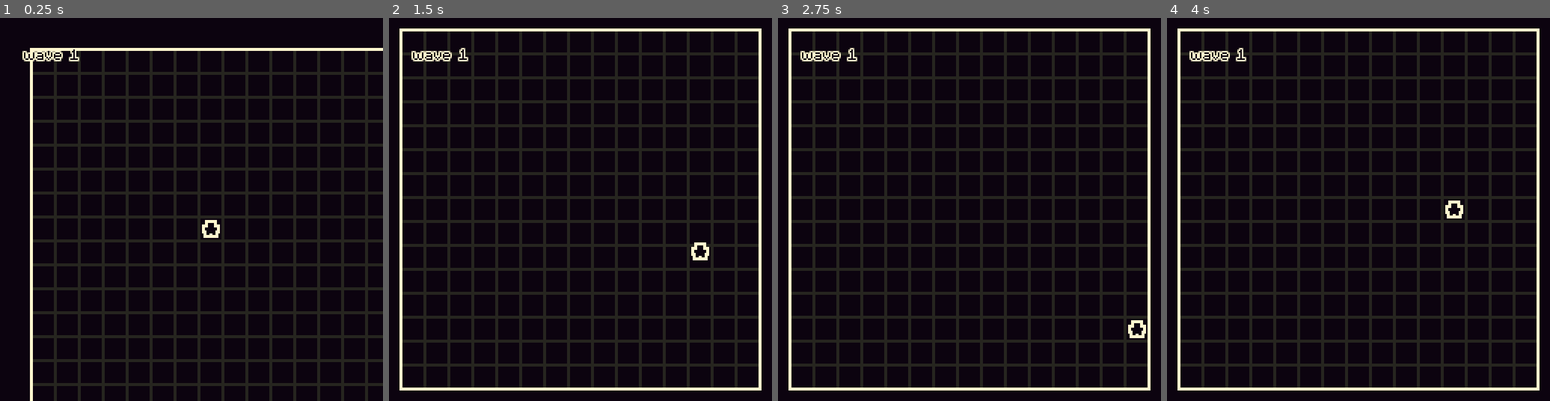
Above: before the commit, frames 1-4 (left to right).
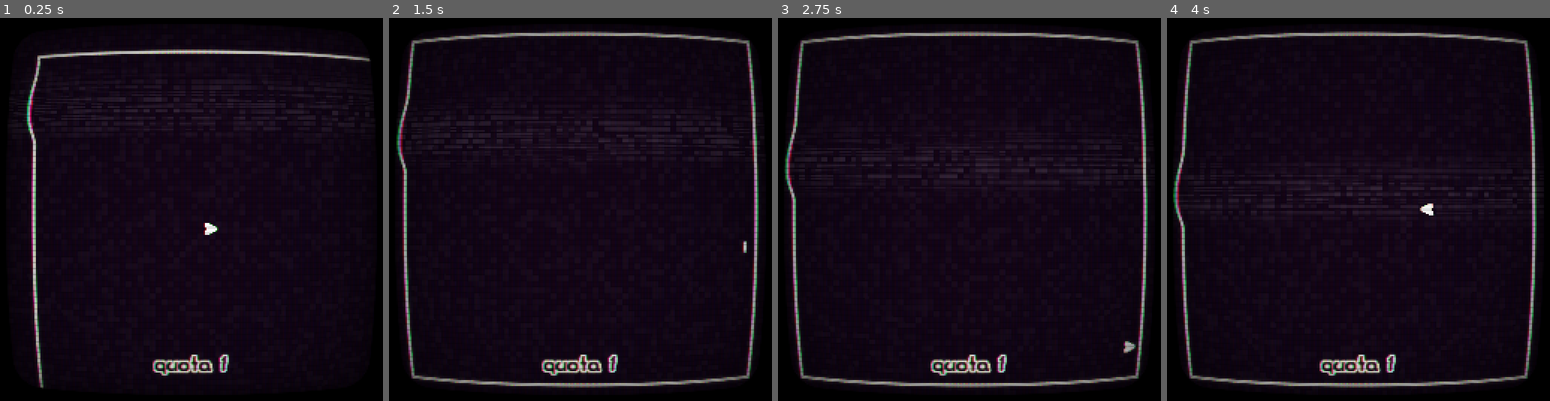
Above: after the commit, the same moments.

Repository: Ayabee527/mini-jam-214-machines
Game: Godot game, scene res://main/main.tscn
The game is run twice, just before and just after one commit, with the same random seed, the same clock (stepped at 60 frames per second) and the same inputs.
Inputs:
- Up to frame 1 (0.25 s): no input
- Up to frame 2 (1.5 s): hold D (move_right) 0.53-1.28 s; hold S (move_down) from 1.28 s (still down)
- Up to frame 3 (2.75 s): release S (move_down) at 2.03 s; hold D (move_right) from 2.03 s (still down)
- Up to frame 4 (4 s): release D (move_right) at 2.78 s; hold W (move_up) 2.78-3.53 s; hold A (move_left) from 3.53 s (still down)

The runs differ from the first frame. In frame 1, 23% of the frame differs, in the area x 5-100%, y 7-100%; in frame 2, 26%; in frame 3, 26%; in frame 4, 27%, in the area x 1-98%, y 2-98%.

Commit message:
added crt and changed player sprite

Diff:
--- /dev/null
+++ b/game/autoloads/SceneSwitcher.gd
@@ -0,0 +1,33 @@
+extends CanvasLayer
+
+@export var color_rect: ColorRect
+@export var animation_player: AnimationPlayer
+
+var scene_path: String
+
+func switch_to(path: String) -> void:
+	scene_path = path
+	switch_out()
+
+func load_scene() -> void:
+	get_tree().change_scene_to_file(scene_path)
+
+func switch_out() -> void:
+	color_rect.mouse_filter = Control.MOUSE_FILTER_STOP
+	color_rect.rotation = 0
+	animation_player.play("switch_out")
+
+func switch_in() -> void:
+	get_tree().paused = false
+	Engine.time_scale = 1.0
+	color_rect.rotation = PI
+	animation_player.play("switch_in")
+
+
+func _on_animation_player_animation_finished(anim_name: StringName) -> void:
+	match anim_name:
+		"switch_out":
+			load_scene()
+			switch_in()
+		"switch_in":
+			color_rect.mouse_filter = Control.MOUSE_FILTER_IGNORE
--- /dev/null
+++ b/game/autoloads/SceneSwitcher.tscn
@@ -0,0 +1,116 @@
+[gd_scene format=3 uid="uid://brk2fcu5udsgg"]
+
+[ext_resource type="Shader" uid="uid://cx4eqm8io1pan" path="res://autoloads/scene_switch.gdshader" id="1_la747"]
+[ext_resource type="Script" uid="uid://wvvbl3msniw8" path="res://autoloads/SceneSwitcher.gd" id="2_sejnh"]
+[ext_resource type="Shader" uid="uid://cvxvnn8eg3r4u" path="res://autoloads/crt.gdshader" id="3_aoibc"]
+
+[sub_resource type="ShaderMaterial" id="ShaderMaterial_hlaq1"]
+shader = ExtResource("1_la747")
+shader_parameter/progress = 0.0
+shader_parameter/diamondPixelSize = 16.0
+
+[sub_resource type="Animation" id="Animation_51sd7"]
+length = 0.001
+tracks/0/type = "value"
+tracks/0/imported = false
+tracks/0/enabled = true
+tracks/0/path = NodePath("ColorRect:material:shader_parameter/progress")
+tracks/0/interp = 1
+tracks/0/loop_wrap = true
+tracks/0/keys = {
+"times": PackedFloat32Array(0),
+"transitions": PackedFloat32Array(1),
+"update": 0,
+"values": [0.0]
+}
+
+[sub_resource type="Animation" id="Animation_5c8b6"]
+resource_name = "switch_in"
+step = 0.05
+tracks/0/type = "value"
+tracks/0/imported = false
+tracks/0/enabled = true
+tracks/0/path = NodePath("ColorRect:material:shader_parameter/progress")
+tracks/0/interp = 1
+tracks/0/loop_wrap = true
+tracks/0/keys = {
+"times": PackedFloat32Array(0, 1),
+"transitions": PackedFloat32Array(1, 1),
+"update": 0,
+"values": [1.0, 0.0]
+}
+
+[sub_resource type="Animation" id="Animation_dsoq5"]
+resource_name = "switch_out"
+step = 0.05
+tracks/0/type = "value"
+tracks/0/imported = false
+tracks/0/enabled = true
+tracks/0/path = NodePath("ColorRect:material:shader_parameter/progress")
+tracks/0/interp = 1
+tracks/0/loop_wrap = true
+tracks/0/keys = {
+"times": PackedFloat32Array(0, 1),
+"transitions": PackedFloat32Array(1, 1),
+"update": 0,
+"values": [0.0, 1.0]
+}
+
+[sub_resource type="AnimationLibrary" id="AnimationLibrary_48hl2"]
+_data = {
+&"RESET": SubResource("Animation_51sd7"),
+&"switch_in": SubResource("Animation_5c8b6"),
+&"switch_out": SubResource("Animation_dsoq5")
+}
+
+[sub_resource type="ShaderMaterial" id="ShaderMaterial_kr2sd"]
+shader = ExtResource("3_aoibc")
+shader_parameter/overlay = false
+shader_parameter/scanlines_opacity = 0.2
+shader_parameter/scanlines_width = 0.15
+shader_parameter/grille_opacity = 0.3
+shader_parameter/resolution = Vector2(64, 64)
+shader_parameter/pixelate = false
+shader_parameter/roll = true
+shader_parameter/roll_speed = 0.3
+shader_parameter/roll_size = 5.0000002375
+shader_parameter/roll_variation = 1.8
+shader_parameter/distort_intensity = 0.02
+shader_parameter/noise_opacity = 0.1
+shader_parameter/noise_speed = 5.0
+shader_parameter/static_noise_intensity = 0.03
+shader_parameter/aberration = 0.010000047974999982
+shader_parameter/brightness = 2.0
+shader_parameter/discolor = false
+shader_parameter/warp_amount = 0.50000002375
+shader_parameter/clip_warp = false
+shader_parameter/vignette_intensity = 0.4
+shader_parameter/vignette_opacity = 0.5
+
+[node name="SceneSwitcher" type="CanvasLayer" unique_id=1028129343 node_paths=PackedStringArray("color_rect", "animation_player")]
+process_mode = 3
+layer = 100
+script = ExtResource("2_sejnh")
+color_rect = NodePath("ColorRect")
+animation_player = NodePath("AnimationPlayer")
+
+[node name="ColorRect" type="ColorRect" parent="." unique_id=1542557410]
+material = SubResource("ShaderMaterial_hlaq1")
+custom_minimum_size = Vector2(256, 256)
+offset_right = 40.0
+offset_bottom = 40.0
+pivot_offset = Vector2(128, 128)
+mouse_filter = 2
+color = Color(0.0728426, 0.0728426, 0.0728426, 1)
+
+[node name="AnimationPlayer" type="AnimationPlayer" parent="." unique_id=1377380675]
+libraries/ = SubResource("AnimationLibrary_48hl2")
+
+[node name="CRT" type="ColorRect" parent="." unique_id=58280133]
+material = SubResource("ShaderMaterial_kr2sd")
+custom_minimum_size = Vector2(256, 256)
+offset_right = 256.0
+offset_bottom = 256.0
+mouse_filter = 2
+
+[connection signal="animation_finished" from="AnimationPlayer" to="." method="_on_animation_player_animation_finished"]
--- a/game/autoloads/Util.gd
+++ b/game/autoloads/Util.gd
@@ -1,6 +1,12 @@
 extends Node
 
+const GRID_SIZE: int = 14
+const GRID_BOUNDS: Rect2i = Rect2i(0, 0, GRID_SIZE, GRID_SIZE)
+
+@export var grid_offset: int = 8
 @export var tile_size: int = 16
+
+var occupied: PackedVector2Array = PackedVector2Array()
 
 func get_closest_in_group(position: Vector2, group: StringName) -> Node2D:
 	var members: Array = get_tree().get_nodes_in_group(group)
@@ -19,5 +25,51 @@
 
 	return closest_candidate
 
-func get_global_from_tile_position(pos: Vector2i) -> Vector2:
-	return Vector2(pos * tile_size) - (Vector2.ONE * tile_size * 0.5)
+func get_global_from_tile_position(pos: Vector2i, centered: bool = true) -> Vector2:
+	var new_pos: Vector2 = Vector2(pos * tile_size) + (Vector2.ONE * grid_offset)
+	if centered:
+		new_pos += Vector2.ONE * tile_size / 2
+	new_pos += Vector2.ONE
+	return new_pos
+
+func get_tile_from_global_position(pos: Vector2, centered: bool = true) -> Vector2:
+	var new_pos: Vector2 = pos - (Vector2.ONE * grid_offset)
+	if centered:
+		new_pos -= Vector2.ONE * tile_size * 0.5
+	new_pos /= tile_size
+	return new_pos
+
+func occupy_tile(tile_pos: Vector2) -> void:
+	if not occupied.has(tile_pos):
+		occupied.append(tile_pos)
+
+func unoccupy_tile(tile_pos: Vector2) -> void:
+	if occupied.has(tile_pos):
+		occupied.erase(tile_pos)
+
+func get_random_occupied_tile() -> Vector2:
+	if occupied.size() > 0:
+		return occupied[randi() % occupied.size()]
+	else:
+		return Vector2.INF
+
+func get_random_unoccupied_tile() -> Vector2:
+	var total_slots = (GRID_SIZE + 1) ** 2
+	var available_indices: PackedInt32Array = PackedInt32Array()
+
+	var occupied_indices = {}
+	for tile in occupied:
+		var idx = int((tile.y * 15) + tile.x)
+		occupied_indices[idx] = true
+
+	for i in range(total_slots):
+		if not occupied_indices.has(i):
+			available_indices.append(i)
+
+	if available_indices.is_empty():
+		return Vector2(-1, -1)
+
+	var choice = available_indices[randi() % available_indices.size()]
+	var x = choice % 15
+	var y = choice / 15
+	return Vector2(x, y)
--- /dev/null
+++ b/game/autoloads/crt.gdshader
@@ -0,0 +1,231 @@
+/*
+Shader from Godot Shaders - the free shader library.
+godotshaders.com/shader/VHS-and-CRT-monitor-effect
+
+This shader is under CC0 license. Feel free to use, improve and
+change this shader according to your needs and consider sharing
+the modified result to godotshaders.com.
+*/
+
+shader_type canvas_item;
+
+//*** IMPORTANT! ***/
+// - If you are using this shader to affect the node it is applied to set 'overlay' to false (unchecked in the instepctor).
+// - If you are using this shader as an overlay, and want the shader to affect the nodes below in the Scene hierarchy,
+//   set 'overlay' to true (checked in the inspector).
+// On Mac there is potentially a bug causing this to not work properly. If that is the case and you want to use the shader as an overlay
+// change all "overlay ? SCREEN_TEXTURE : TEXTURE" to only "SCREEN_TEXTURE" on lines 129-140, and "vec2 uv = overlay ? warp(SCREEN_UV) : warp(UV);"
+// to "vec2 uv = warp(SCREEN_UV);" on line 98.
+uniform bool overlay = false;
+
+uniform float scanlines_opacity : hint_range(0.0, 1.0) = 0.4;
+uniform float scanlines_width : hint_range(0.0, 0.5) = 0.25;
+uniform float grille_opacity : hint_range(0.0, 1.0) = 0.3;
+uniform vec2 resolution = vec2(640.0, 480.0); // Set the number of rows and columns the texture will be divided in. Scanlines and grille will make a square based on these values
+
+uniform bool pixelate = true; // Fill each square ("pixel") with a sampled color, creating a pixel look and a more accurate representation of how a CRT monitor would work.
+
+uniform bool roll = true;
+uniform float roll_speed = 8.0; // Positive values are down, negative are up
+uniform float roll_size : hint_range(0.0, 100.0) = 15.0;
+uniform float roll_variation : hint_range(0.1, 5.0) = 1.8; // This valie is not an exact science. You have to play around with the value to find a look you like. How this works is explained in the code below.
+uniform float distort_intensity : hint_range(0.0, 0.2) = 0.05; // The distortion created by the rolling effect.
+
+uniform float noise_opacity : hint_range(0.0, 1.0) = 0.4;
+uniform float noise_speed = 5.0; // There is a movement in the noise pattern that can be hard to see first. This sets the speed of that movement.
+
+uniform float static_noise_intensity : hint_range(0.0, 1.0) = 0.06;
+
+uniform float aberration : hint_range(-1.0, 1.0) = 0.03; // Chromatic aberration, a distortion on each color channel.
+uniform float brightness = 1.4; // When adding scanline gaps and grille the image can get very dark. Brightness tries to compensate for that.
+uniform bool discolor = true; // Add a discolor effect simulating a VHS
+
+uniform float warp_amount :hint_range(0.0, 5.0) = 1.0; // Warp the texture edges simulating the curved glass of a CRT monitor or old TV.
+uniform bool clip_warp = false;
+
+uniform float vignette_intensity = 0.4; // Size of the vignette, how far towards the middle it should go.
+uniform float vignette_opacity : hint_range(0.0, 1.0) = 0.5;
+
+uniform sampler2D SCREEN_TEXTURE : hint_screen_texture, filter_linear_mipmap;
+
+// Used by the noise functin to generate a pseudo random value between 0.0 and 1.0
+vec2 random(vec2 uv){
+    uv = vec2( dot(uv, vec2(127.1,311.7) ),
+               dot(uv, vec2(269.5,183.3) ) );
+    return -1.0 + 2.0 * fract(sin(uv) * 43758.5453123);
+}
+
+// Generate a Perlin noise used by the distortion effects
+float noise(vec2 uv) {
+    vec2 uv_index = floor(uv);
+    vec2 uv_fract = fract(uv);
+
+    vec2 blur = smoothstep(0.0, 1.0, uv_fract);
+
+    return mix( mix( dot( random(uv_index + vec2(0.0,0.0) ), uv_fract - vec2(0.0,0.0) ),
+                     dot( random(uv_index + vec2(1.0,0.0) ), uv_fract - vec2(1.0,0.0) ), blur.x),
+                mix( dot( random(uv_index + vec2(0.0,1.0) ), uv_fract - vec2(0.0,1.0) ),
+                     dot( random(uv_index + vec2(1.0,1.0) ), uv_fract - vec2(1.0,1.0) ), blur.x), blur.y) * 0.5 + 0.5;
+}
+
+// Takes in the UV and warps the edges, creating the spherized effect
+vec2 warp(vec2 uv){
+	vec2 delta = uv - 0.5;
+	float delta2 = dot(delta.xy, delta.xy);
+	float delta4 = delta2 * delta2;
+	float delta_offset = delta4 * warp_amount;
+
+	return uv + delta * delta_offset;
+}
+
+// Adds a black border to hide stretched pixel created by the warp effect
+float border (vec2 uv){
+	float radius = min(warp_amount, 0.08);
+	radius = max(min(min(abs(radius * 2.0), abs(1.0)), abs(1.0)), 1e-5);
+	vec2 abs_uv = abs(uv * 2.0 - 1.0) - vec2(1.0, 1.0) + radius;
+	float dist = length(max(vec2(0.0), abs_uv)) / radius;
+	float square = smoothstep(0.96, 1.0, dist);
+	return clamp(1.0 - square, 0.0, 1.0);
+}
+
+// Adds a vignette shadow to the edges of the image
+float vignette(vec2 uv){
+	uv *= 1.0 - uv.xy;
+	float vignette = uv.x * uv.y * 15.0;
+	return pow(vignette, vignette_intensity * vignette_opacity);
+}
+
+void fragment()
+{
+	vec2 uv = overlay ? warp(SCREEN_UV) : warp(UV); // Warp the uv. uv will be used in most cases instead of UV to keep the warping
+	vec2 text_uv = uv;
+	vec2 roll_uv = vec2(0.0);
+	float time = roll ? TIME : 0.0;
+
+
+	// Pixelate the texture based on the given resolution.
+	if (pixelate)
+	{
+		text_uv = ceil(uv * resolution) / resolution;
+	}
+
+	// Create the rolling effect. We need roll_line a bit later to make the noise effect.
+	// That is why this runs if roll is true OR noise_opacity is over 0.
+	float roll_line = 0.0;
+	if (roll || noise_opacity > 0.0)
+	{
+		// Create the areas/lines where the texture will be distorted.
+		roll_line = smoothstep(0.3, 0.9, sin(uv.y * roll_size - (time * roll_speed) ) );
+		// Create more lines of a different size and apply to the first set of lines. This creates a bit of variation.
+		roll_line *= roll_line * smoothstep(0.3, 0.9, sin(uv.y * roll_size * roll_variation - (time * roll_speed * roll_variation) ) );
+		// Distort the UV where where the lines are
+		roll_uv = vec2(( roll_line * distort_intensity * (1.-UV.x)), 0.0);
+	}
+
+	vec4 text;
+	if (roll)
+	{
+		// If roll is true distort the texture with roll_uv. The texture is split up into RGB to
+		// make some chromatic aberration. We apply the aberration to the red and green channels accorging to the aberration parameter
+		// and intensify it a bit in the roll distortion.
+		text.r = texture(SCREEN_TEXTURE, text_uv + roll_uv * 0.8 + vec2(aberration, 0.0) * .1).r;
+		text.g = texture(SCREEN_TEXTURE, text_uv + roll_uv * 1.2 - vec2(aberration, 0.0) * .1 ).g;
+		text.b = texture(SCREEN_TEXTURE, text_uv + roll_uv).b;
+		text.a = 1.0;
+	}
+	else
+	{
+		// If roll is false only apply the aberration without any distorion. The aberration values are very small so the .1 is only
+		// to make the slider in the Inspector less sensitive.
+		text.r = texture(SCREEN_TEXTURE, text_uv + vec2(aberration, 0.0) * .1).r;
+		text.g = texture(SCREEN_TEXTURE, text_uv - vec2(aberration, 0.0) * .1).g;
+		text.b = texture(SCREEN_TEXTURE, text_uv).b;
+		text.a = 1.0;
+	}
+
+	float r = text.r;
+	float g = text.g;
+	float b = text.b;
+
+	uv = warp(UV);
+
+	// CRT monitors don't have pixels but groups of red, green and blue dots or lines, called grille. We isolate the texture's color channels
+	// and divide it up in 3 offsetted lines to show the red, green and blue colors next to each other, with a small black gap between.
+	if (grille_opacity > 0.0){
+
+		float g_r = smoothstep(0.85, 0.95, abs(sin(uv.x * (resolution.x * 3.14159265))));
+		r = mix(r, r * g_r, grille_opacity);
+
+		float g_g = smoothstep(0.85, 0.95, abs(sin(1.05 + uv.x * (resolution.x * 3.14159265))));
+		g = mix(g, g * g_g, grille_opacity);
+
+		float b_b = smoothstep(0.85, 0.95, abs(sin(2.1 + uv.x * (resolution.x * 3.14159265))));
+		b = mix(b, b * b_b, grille_opacity);
+
+	}
+
+	// Apply the grille to the texture's color channels and apply Brightness. Since the grille and the scanlines (below) make the image very dark you
+	// can compensate by increasing the brightness.
+	text.r = clamp(r * brightness, 0.0, 1.0);
+	text.g = clamp(g * brightness, 0.0, 1.0);
+	text.b = clamp(b * brightness, 0.0, 1.0);
+
+	// Scanlines are the horizontal lines that make up the image on a CRT monitor.
+	// Here we are actual setting the black gap between each line, which I guess is not the right definition of the word, but you get the idea
+	float scanlines = 0.5;
+	if (scanlines_opacity > 0.0)
+	{
+		// Same technique as above, create lines with sine and applying it to the texture. Smoothstep to allow setting the line size.
+		scanlines = smoothstep(scanlines_width, scanlines_width + 0.5, abs(sin(uv.y * (resolution.y * 3.14159265))));
+		text.rgb = mix(text.rgb, text.rgb * vec3(scanlines), scanlines_opacity);
+	}
+
+	// Apply the banded noise.
+	if (noise_opacity > 0.0)
+	{
+		// Generate a noise pattern that is very stretched horizontally, and animate it with noise_speed
+		float noise = smoothstep(0.4, 0.5, noise(uv * vec2(2.0, 200.0) + vec2(10.0, (TIME * (noise_speed))) ) );
+
+		// We use roll_line (set above) to define how big the noise should be vertically (multiplying cuts off all black parts).
+		// We also add in some basic noise with random() to break up the noise pattern above. The noise is sized according to
+		// the resolution value set in the inspector. If you don't like this look you can
+		// change "ceil(uv * resolution) / resolution" to only "uv" to make it less pixelated. Or multiply resolution with som value
+		// greater than 1.0 to make them smaller.
+		roll_line *= noise * scanlines * clamp(random((ceil(uv * resolution) / resolution) + vec2(TIME * 0.8, 0.0)).x + 0.8, 0.0, 1.0);
+		// Add it to the texture based on noise_opacity
+		text.rgb = clamp(mix(text.rgb, text.rgb + roll_line, noise_opacity), vec3(0.0), vec3(1.0));
+	}
+
+	// Apply static noise by generating it over the whole screen in the same way as above
+	if (static_noise_intensity > 0.0)
+	{
+		text.rgb += clamp(random((ceil(uv * resolution) / resolution) + fract(TIME)).x, 0.0, 1.0) * static_noise_intensity;
+	}
+
+	// Apply a black border to hide imperfections caused by the warping.
+	// Also apply the vignette
+	text.rgb *= border(uv);
+	text.rgb *= vignette(uv);
+	// Hides the black border and make that area transparent. Good if you want to add the the texture on top an image of a TV or monitor.
+	if (clip_warp)
+	{
+		text.a = border(uv);
+	}
+
+	// Apply discoloration to get a VHS look (lower saturation and higher contrast)
+	// You can play with the values below or expose them in the Inspector.
+	float saturation = 0.5;
+	float contrast = 1.2;
+	if (discolor)
+	{
+		// Saturation
+		vec3 greyscale = vec3(text.r + text.g + text.b) / 3.;
+		text.rgb = mix(text.rgb, greyscale, saturation);
+
+		// Contrast
+		float midpoint = pow(0.5, 2.2);
+		text.rgb = (text.rgb - vec3(midpoint)) * contrast + midpoint;
+	}
+
+	COLOR = text;
+}
--- /dev/null
+++ b/game/autoloads/scene_switch.gdshader
@@ -0,0 +1,18 @@
+shader_type canvas_item;
+
+// Ranges from 0 to 1 over the course of the transition.
+// We use this to actually animate the shader.
+uniform float progress : hint_range(0, 1);
+
+// Size of each diamond, in pixels.
+uniform float diamondPixelSize = 10.0;
+
+void fragment() {
+	float xFraction = fract(FRAGCOORD.x / diamondPixelSize);
+	float yFraction = fract(FRAGCOORD.y / diamondPixelSize);
+	float xDistance = abs(xFraction - 0.5);
+	float yDistance = abs(yFraction - 0.5);
+	if (xDistance + yDistance + UV.x + UV.y > progress * 4.0) {
+		discard;
+	}
+}
--- a/game/main/main.tscn
+++ b/game/main/main.tscn
@@ -4,7 +4,7 @@
 [ext_resource type="Script" uid="uid://kesqr0gbfe8o" path="res://main/grid.gd" id="1_pjrb6"]
 [ext_resource type="Script" uid="uid://c27kky8jcquci" path="res://main/main.gd" id="1_xwkvk"]
 [ext_resource type="Script" uid="uid://b2tyu5hkv4afc" path="res://main/task_handler.gd" id="3_c651c"]
-[ext_resource type="FontFile" uid="uid://dbhesa6x5wu1j" path="res://assets/fonts/m5x7.ttf" id="5_3wy1v"]
+[ext_resource type="FontFile" uid="uid://css58arp1p17e" path="res://assets/fonts/Not Jam Play 23.ttf" id="5_3wy1v"]
 
 [sub_resource type="StyleBoxFlat" id="StyleBoxFlat_66q6m"]
 draw_center = false
@@ -59,6 +59,7 @@
 position = Vector2(-10, -10)
 
 [node name="Grid" type="Node2D" parent="MarginContainer/PanelContainer/Clip/World" unique_id=718200903]
+visible = false
 script = ExtResource("1_pjrb6")
 offset = Vector2i(9, 9)
 
@@ -106,13 +107,15 @@
 theme_override_constants/margin_right = 16
 theme_override_constants/margin_bottom = 16
 
-[node name="WaveCount" type="RichTextLabel" parent="UI/MarginContainer" unique_id=1404831565]
+[node name="QuotaCount" type="RichTextLabel" parent="UI/MarginContainer" unique_id=1404831565]
 clip_contents = false
 layout_mode = 2
+size_flags_horizontal = 4
+size_flags_vertical = 8
 theme_override_colors/default_color = Color(0.047058824, 0.011764706, 0.05882353, 1)
 theme_override_colors/font_outline_color = Color(1, 0.96862745, 0.8117647, 1)
 theme_override_constants/outline_size = 4
 theme_override_fonts/normal_font = ExtResource("5_3wy1v")
 bbcode_enabled = true
-text = "[wave]wave 1"
+text = "[wave]quota 1"
 fit_content = true
--- a/game/main/task_handler.gd
+++ b/game/main/task_handler.gd
@@ -1 +1,4 @@
 extends Node2D
+
+func _ready() -> void:
+	pass
--- a/game/player/player.gd
+++ b/game/player/player.gd
@@ -9,17 +9,36 @@
 }
 
 @export var coll_detect_raycast: RayCast2D
+@export var sprite: Sprite2D
 
 var moving: bool = false
 
+func _ready() -> void:
+	pass
+
 func move(dir: Vector2, move_time: float = 0.1):
+	sprite.global_rotation = Vector2.RIGHT.angle_to(dir)
 	coll_detect_raycast.target_position = dir * Util.tile_size
 	coll_detect_raycast.force_raycast_update()
 	if not coll_detect_raycast.is_colliding():
-		var tween = create_tween().set_ease(Tween.EASE_OUT).set_trans(Tween.TRANS_CIRC)
+		var tween = create_tween().set_ease(Tween.EASE_OUT).set_trans(Tween.TRANS_BACK)
+		tween.set_parallel()
 		tween.tween_property(
 			self, "global_position", global_position + (dir * Util.tile_size), move_time
 		)
+		tween.set_ease(Tween.EASE_IN_OUT).set_trans(Tween.TRANS_CUBIC)
+		tween.tween_property(
+			sprite, "scale:y", 1, move_time
+		).from(0.25)
 		moving = true
 		await tween.finished
 		moving = false
+	else:
+		var tween = create_tween().set_ease(Tween.EASE_OUT).set_trans(Tween.TRANS_BACK)
+		tween.set_parallel()
+		tween.tween_property(
+			sprite, "offset", Vector2.ZERO, move_time
+		).from(Vector2.RIGHT * Util.tile_size * 0.25)
+		moving = true
+		await tween.finished
+		moving = false
--- a/game/player/player.tscn
+++ b/game/player/player.tscn
@@ -1,13 +1,14 @@
 [gd_scene format=3 uid="uid://3ypspvodxuyh"]
 
 [ext_resource type="Script" uid="uid://chv220puv11jk" path="res://player/player.gd" id="1_g1dw6"]
-[ext_resource type="Texture2D" uid="uid://c3ijeu2i27flc" path="res://assets/textures/player.png" id="1_oul6g"]
 [ext_resource type="Script" uid="uid://4lio7mq7v2gj" path="res://components/states/state_machine.gd" id="2_yw30f"]
 [ext_resource type="Script" uid="uid://b1f5qy6b705bp" path="res://player/states/walk.gd" id="3_yw30f"]
+[ext_resource type="Texture2D" uid="uid://dyukna5dvhyn2" path="res://assets/textures/player2.png" id="4_yw30f"]
 
-[node name="Player" type="Node2D" unique_id=1785318351 node_paths=PackedStringArray("coll_detect_raycast")]
+[node name="Player" type="Node2D" unique_id=1785318351 node_paths=PackedStringArray("coll_detect_raycast", "sprite")]
 script = ExtResource("1_g1dw6")
 coll_detect_raycast = NodePath("CollDetect")
+sprite = NodePath("Sprite2D")
 
 [node name="StateMachine" type="Node" parent="." unique_id=1407208298 node_paths=PackedStringArray("initial_state")]
 script = ExtResource("2_yw30f")
@@ -16,10 +17,9 @@
 
 [node name="Walk" type="Node" parent="StateMachine" unique_id=531130529]
 script = ExtResource("3_yw30f")
-walk_speed = 0.15
 
 [node name="Sprite2D" type="Sprite2D" parent="." unique_id=1420673575]
-texture = ExtResource("1_oul6g")
+texture = ExtResource("4_yw30f")
 
 [node name="CollDetect" type="RayCast2D" parent="." unique_id=648064050]
 target_position = Vector2(16, 0)
--- a/game/project.godot
+++ b/game/project.godot
@@ -11,6 +11,7 @@
 [application]
 
 config/name="mini jam machines"
+config/tags=PackedStringArray("jams")
 run/main_scene="uid://ctwiy6ybikp7r"
 config/features=PackedStringArray("4.7", "GL Compatibility")
 config/icon="res://icon.svg"
@@ -19,6 +20,7 @@
 
 Util="*uid://m8n22kqamy8h"
 MainCam="*uid://m4bxq21jlbtc"
+SceneSwitcher="*uid://brk2fcu5udsgg"
 
 [display]
 
@@ -62,7 +64,7 @@
 }
 interact={
 "deadzone": 0.2,
-"events": [Object(InputEventKey,"resource_local_to_scene":fa …(140 unchanged characters)… d":false,"keycode":0,"physical_keycode":69,"key_label":0,"unicode":101,"location":0,"echo":false,"script":null)
+"events": [Object(InputEventKey,"resource_local_to_scene":fa …(140 unchanged characters)… d":false,"keycode":0,"physical_keycode":4194325,"key_label":0,"unicode":0,"location":0,"echo":false,"script":null)
 ]
 }
 pause={
--- a/game/tasks/deliver/spitter.tscn
+++ /dev/null
@@ -1,3 +0,0 @@
-[gd_scene format=3 uid="uid://dr4twfb8qybmt"]
-
-[node name="Spitter" type="Node2D" unique_id=466510529]
Binary file added: game/assets/textures/gear1.png
Not shown, added: game/assets/textures/gear1.png.import
Binary file added: game/assets/textures/gear2.png
Not shown, added: game/assets/textures/gear2.png.import
Binary file added: game/assets/textures/memory.png
Not shown, added: game/assets/textures/memory.png.import
Binary file added: game/assets/textures/player2.png
Not shown, added: game/assets/textures/player2.png.import
Binary file added: game/assets/textures/player3.png
Not shown, added: game/assets/textures/player3.png.import
Binary file added: game/assets/textures/task.png
Not shown, added: game/assets/textures/task.png.import
(and 3 more such lines)
